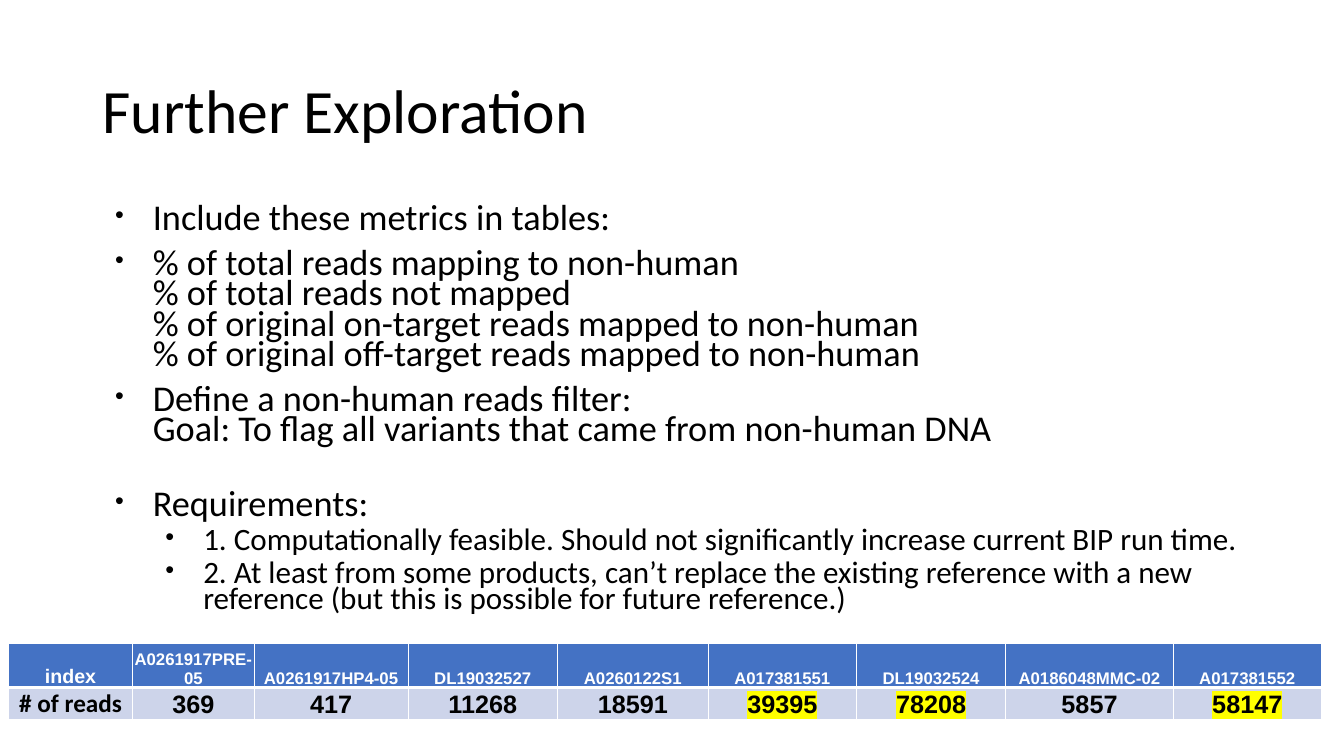
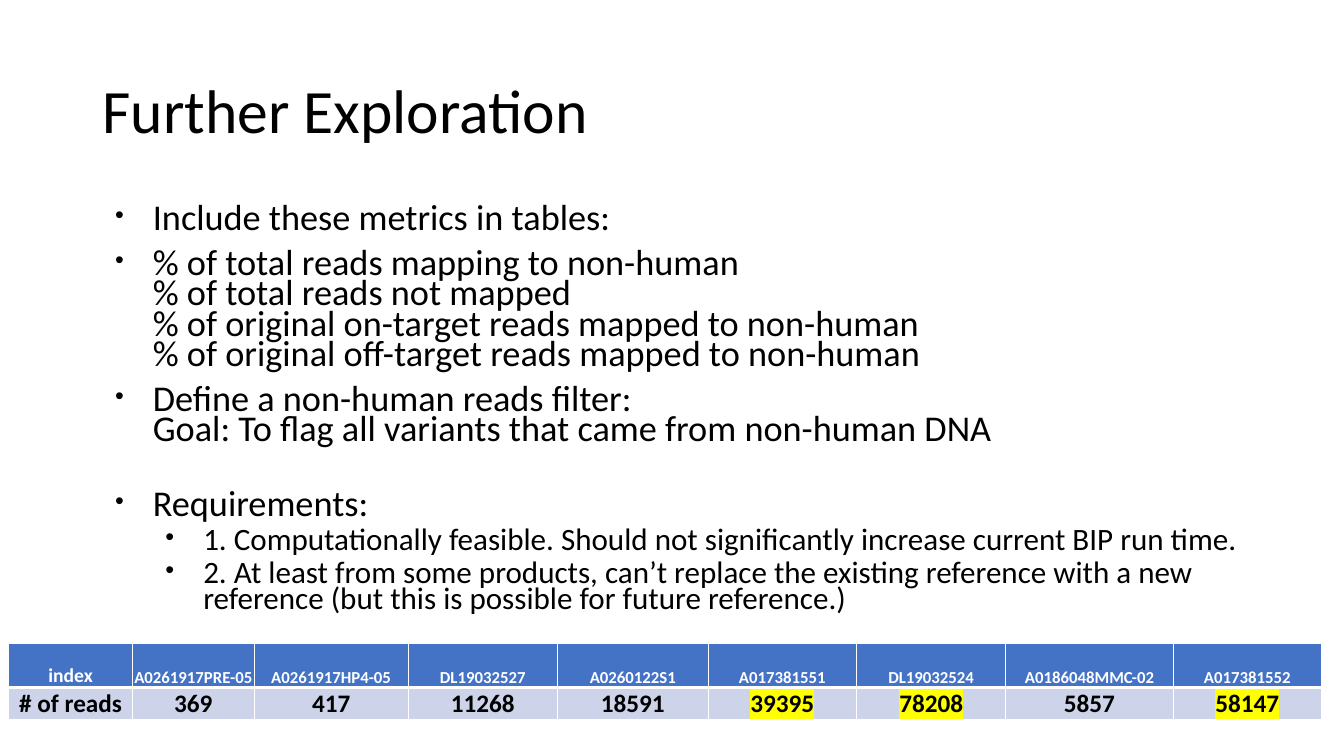
Before and after one commit to gh-xili/gh-xili, a slide deck: slide 6 of Progress_report/Ravi/Non_hg_contimination_XIANGLI_07072021.pptx. Drawn at 1344x756 pixels with LibreOffice and Linux fonts; fonts in the diff are those of the drawing. Boxes give left, top, right and bottom in pixels: in the first picture for what was removed or moved away, otherwise in the second. Text is boxed around its words. In the diff, an @@ line names an element or a change of style, - is before the commit and + after.

```diff
--- a/Progress_report/Ravi/Non_hg_contimination_XIANGLI_07072021.pptx
+++ b/Progress_report/Ravi/Non_hg_contimination_XIANGLI_07072021.pptx
@@ table at (9, 644, 1323, 719) @@
@@ font Arial to Calibri @@
```
Also in this commit, not shown: 8 other slides changed, 10 other files.
